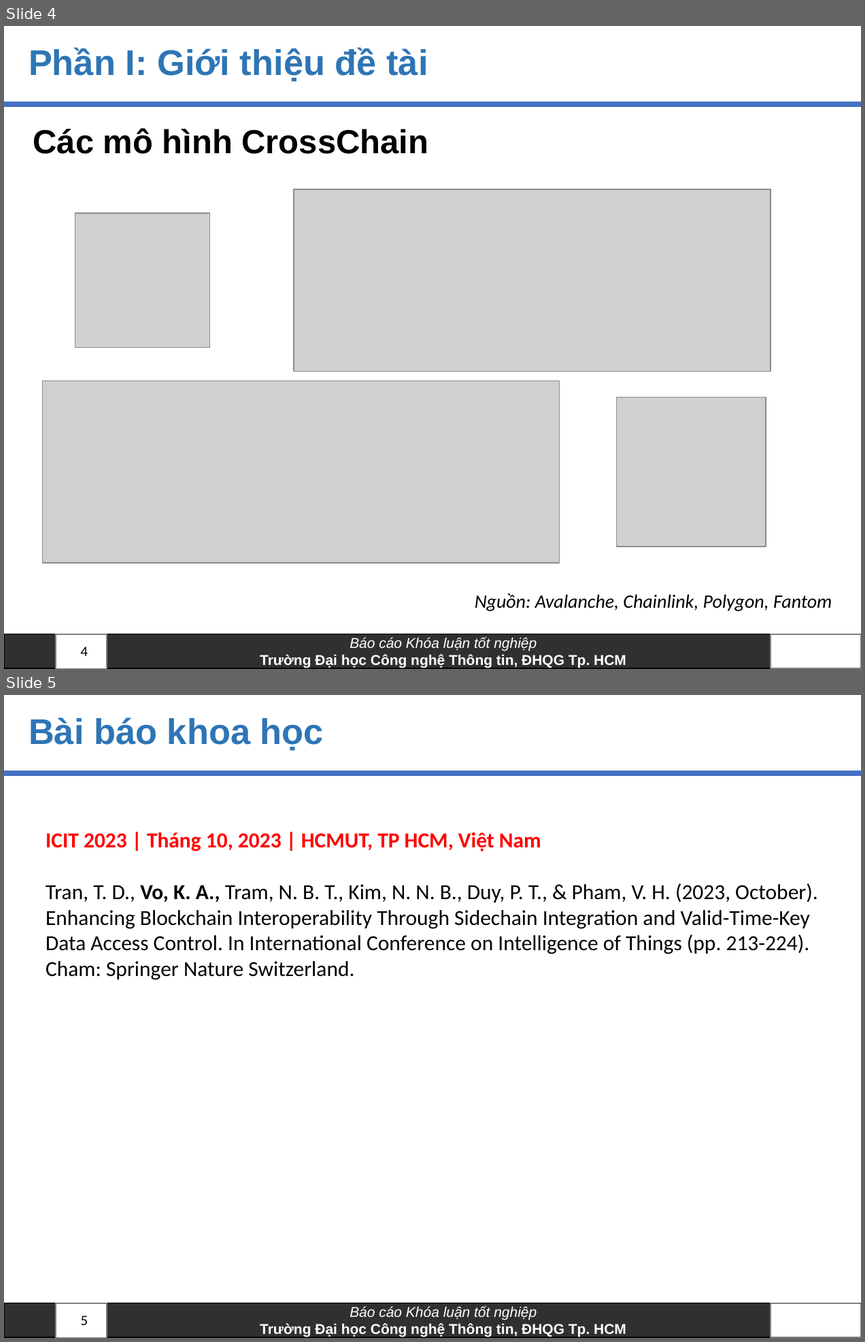
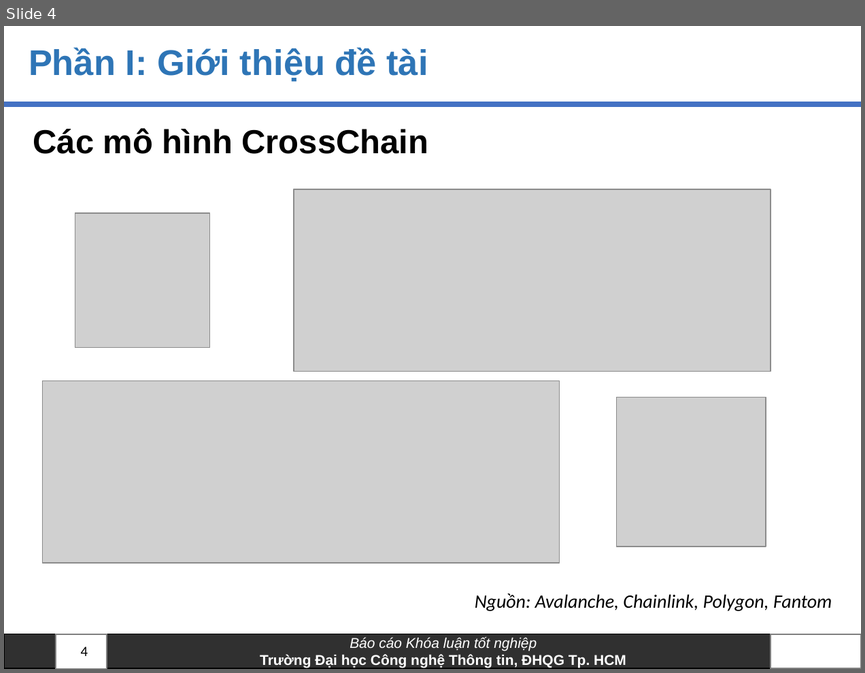
Before and after one commit to anhkiet1227/NT505_Thesis, a slide deck: Slide_20520605_VoAnhKiet.pptx. Shown one above the other, each under a label of ours: slides 4 and 5 before the commit, slide 4 after it. The pictures are 865x1342 and 865x673 pixels, drawn with LibreOffice and Linux fonts; fonts in the diff are those of the drawing; grey boxes stand for pictures; background and template pictures are left out. Boxes give left, top, right and bottom in pixels: in the first picture for what was removed or moved away, otherwise in the second. Text is boxed around its words. In the diff, an @@ line names an element or a change of style, - is before the commit and + after.

```diff
--- a/Slide_20520605_VoAnhKiet.pptx
+++ b/Slide_20520605_VoAnhKiet.pptx
@@ slide 5 removed at (x1=4, y1=695, x2=861, y2=1338), background #FFFFFF; not listed: 4 template elements that a slide beside it also shows @@
@@ title removed at (x1=28, y1=717, x2=324, y2=751) @@
-Bài báo khoa học
@@ text removed at (x1=45, y1=832, x2=818, y2=980) @@
-ICIT 2023 | Tháng 10, 2023 | HCMUT, TP HCM, Việt Nam
-Tran, T. D., Vo, K. A., Tram, N. B. T., Kim, N. N. B., Duy, P. T., & Pham, V. H. (2023, October). Enhancing Blockchain Interoperability Through Sidechain Integration and Valid-Time-Key Data Access Control. In International Conference on Intelligence of Things (pp. 213-224). Cham: Springer Nature Switzerland.
@@ page number removed at (x1=81, y1=1315, x2=88, y2=1325) @@
-5
```
Also in this commit, not shown: 1 other slide removed, 2 other files.
